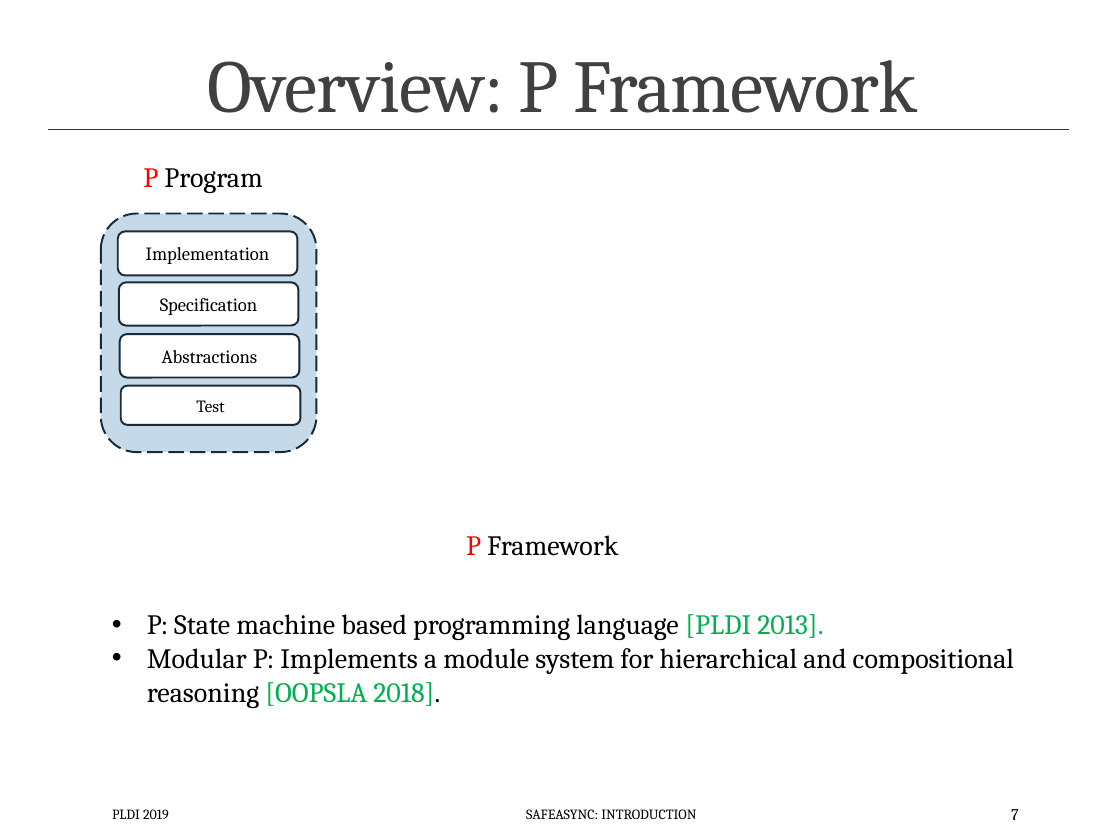
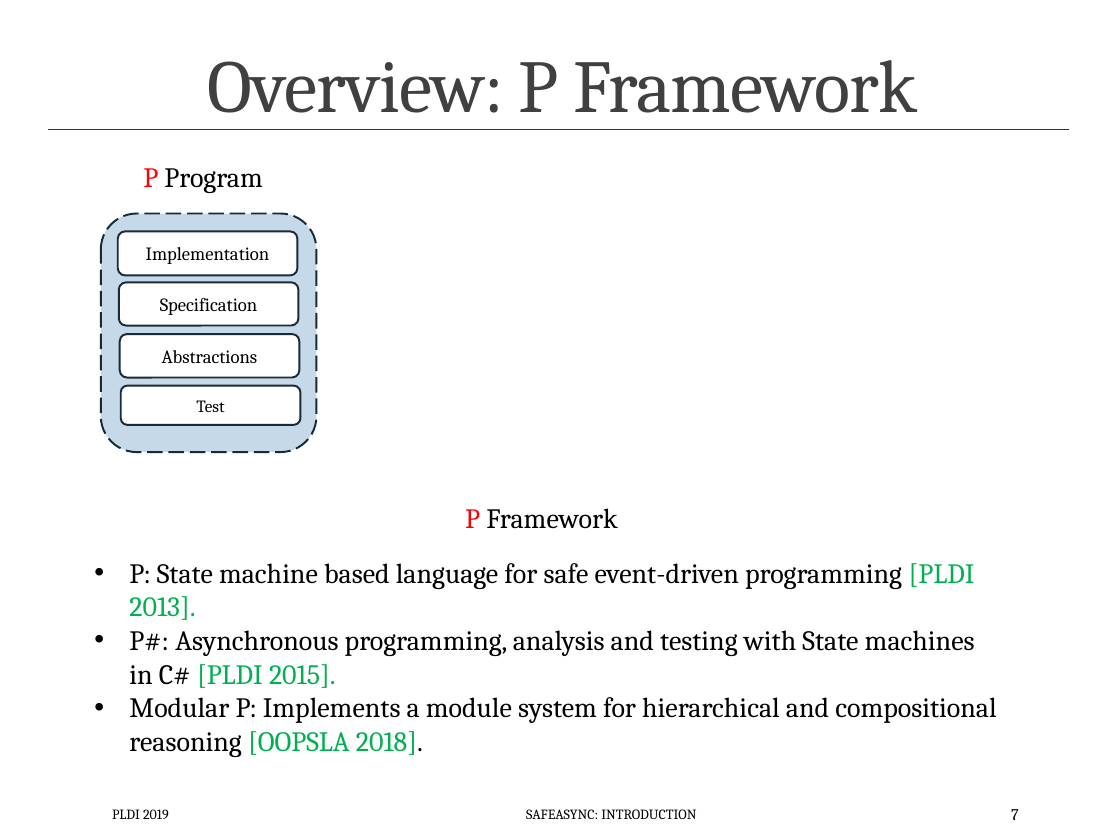
Before and after one commit to p-org/plditutorial, a slide deck: slide 7 of Presentations/1 - Introduction.pptx. Drawn at 1120x840 pixels with LibreOffice and Linux fonts; fonts in the diff are those of the drawing. Boxes give left, top, right and bottom in pixels: in the first picture for what was removed or moved away, otherwise in the second. Text is boxed around its words. In the diff, an @@ line names an element or a change of style, - is before the commit and + after.

```diff
--- a/Presentations/1 - Introduction.pptx
+++ b/Presentations/1 - Introduction.pptx
@@ text "P Framework": place and size @@
-text "P Framework" at (466, 535, 618, 556)
+text "P Framework" at (465, 508, 617, 529)
@@ text "P: State machine based language ...": place and size @@
-text "P: State machine based language ..." at (147, 614, 1014, 708)
+text "P: State machine based language ..." at (129, 563, 996, 757)
@@ text at (129, 563, 975, 688): text changed @@
-• P: State machine based programming language [PLDI 2013].
+• P: State machine based language for safe event-driven programming [PLDI 2013].
+• P#: Asynchronous programming, analysis and testing with State machines in C# [PLDI 2015].
```
Also in this commit, not shown: 6 other slides changed.
